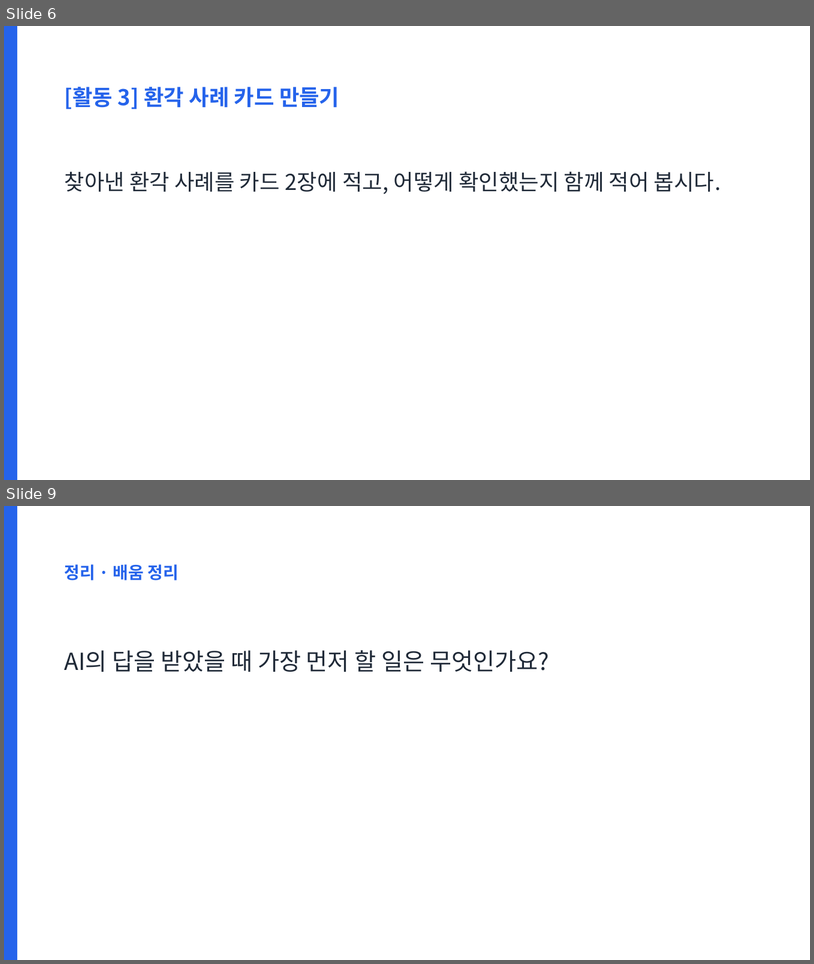
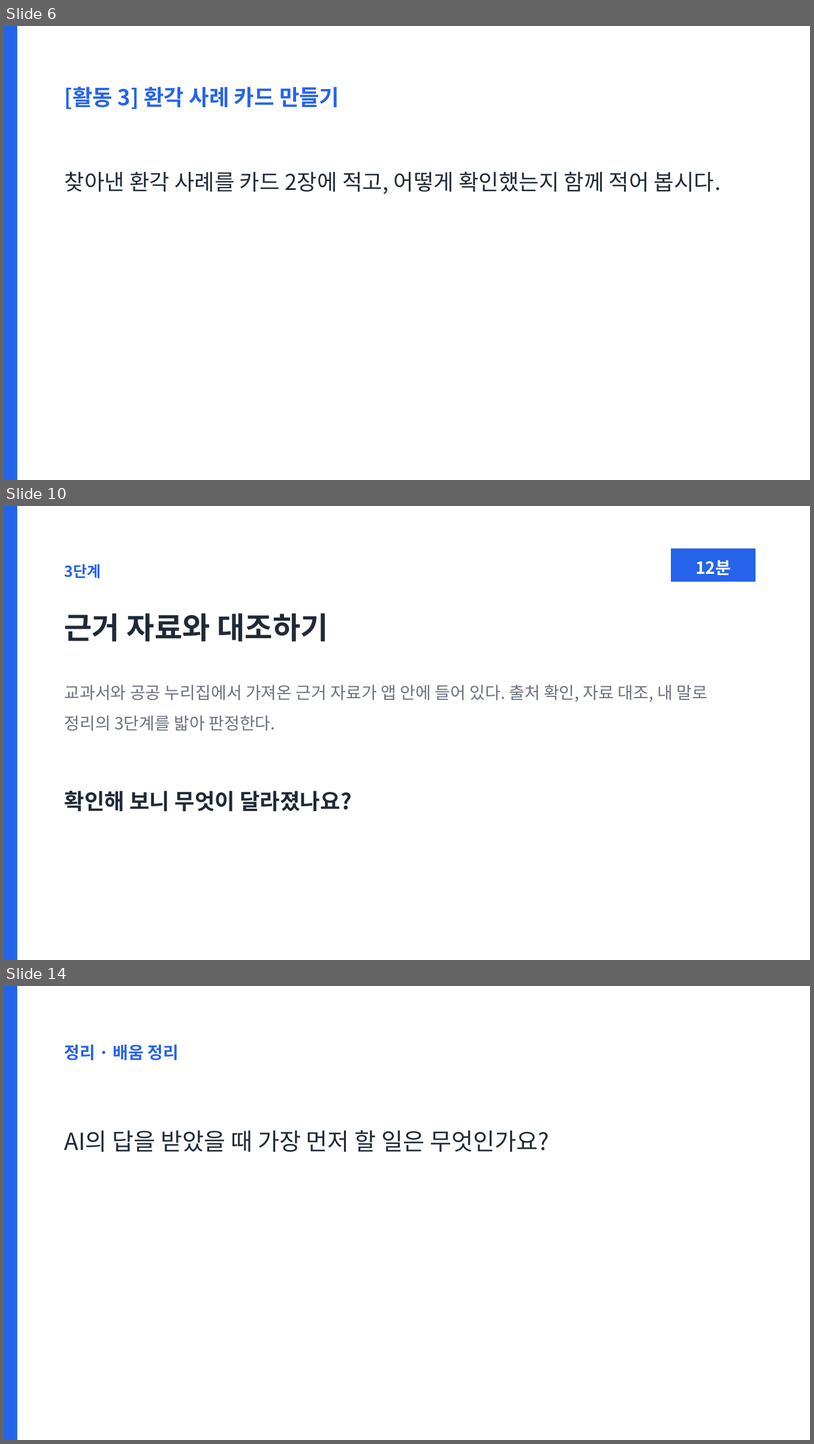
Before and after one commit to legoschool/ai-for-good, a slide deck: out/ppt/WISE_L02_수업.pptx. Shown one above the other, each under a label of ours: slides 6 and 9 before the commit, slides 6, 10 and 14 after it; the slides between them are not shown. The pictures are 814x964 and 814x1444 pixels, drawn with LibreOffice and Linux fonts; fonts in the diff are those of the drawing. Boxes give left, top, right and bottom in pixels: in the first picture for what was removed or moved away, otherwise in the second. Text is boxed around its words. In the diff, an @@ line names an element or a change of style, - is before the commit and + after.

```diff
--- a/out/ppt/WISE_L02_수업.pptx
+++ b/out/ppt/WISE_L02_수업.pptx
@@ slide 10 added at (4,506,810,960), background #FFFFFF @@
@@ rectangle added at (4,506,17,960), fill #2563EB @@
@@ rectangle added at (671,549,756,582), fill #2563EB @@
@@ text added at (65,564,101,579), 18 pt, text #2563EB, bold @@
+3단계
@@ text added at (696,560,731,575), 20 pt, text #FFFFFF, bold @@
+12분
@@ text added at (65,613,328,642), 36 pt, text #1F2937, bold @@
+근거 자료와 대조하기
@@ text added at (65,684,708,730), 20 pt, text #6B7280 @@
+교과서와 공공 누리집에서 가져온 근거 자료가 앱 안에 들어 있다. 출처 확인, 자료 대조, 내 말로 정리의 3단계를 밟아 판정한다.
@@ text added at (65,790,352,811), 26 pt, text #1F2937, bold @@
+확인해 보니 무엇이 달라졌나요?
@@ what was slide 9 is now slide 14 @@
```
Also in this commit, not shown: 2 slides changed, 4 other slides added, 14 other files.
